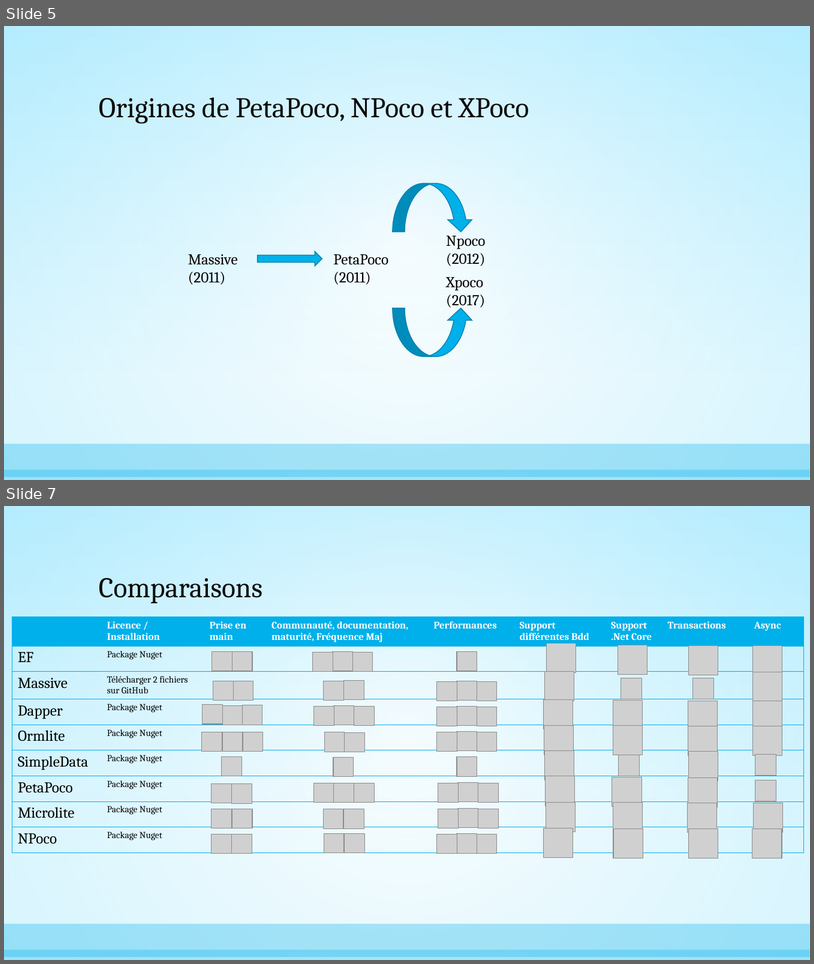
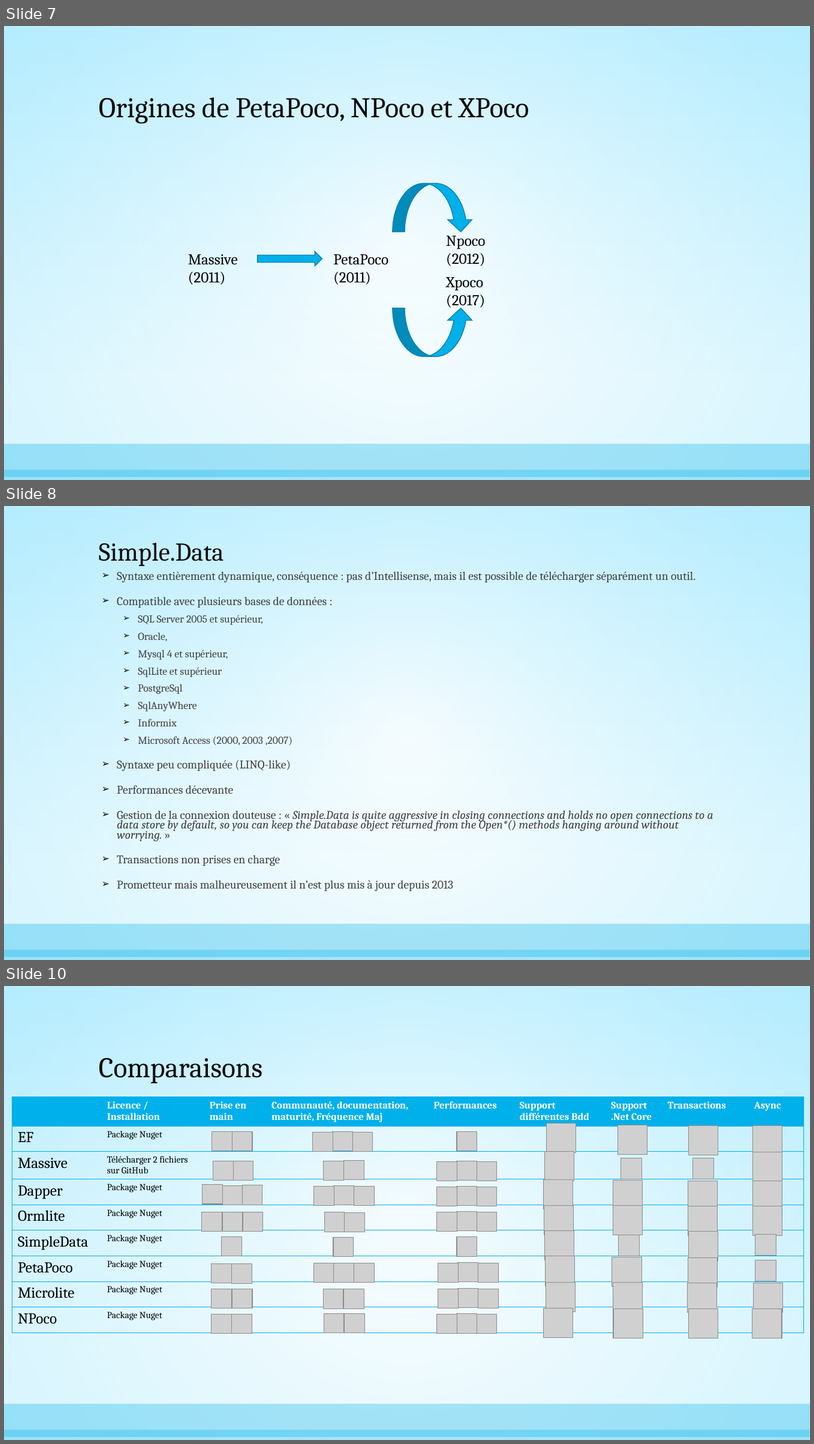
Before and after one commit to AnthonyGiretti/MicroOrmDemo.net, a slide deck: Items/Les Micro Orm, alternatives à Entity Framework.pptx. Shown one above the other, each under a label of ours: slides 5 and 7 before the commit, slides 7, 8 and 10 after it; the slides between them are not shown. The pictures are 814x964 and 814x1444 pixels, drawn with LibreOffice and Linux fonts; fonts in the diff are those of the drawing; grey boxes stand for pictures. Boxes give left, top, right and bottom in pixels: in the first picture for what was removed or moved away, otherwise in the second. Text is boxed around its words. In the diff, an @@ line names an element or a change of style, - is before the commit and + after.

```diff
--- a/Items/Les Micro Orm, alternatives à Entity Framework.pptx
+++ b/Items/Les Micro Orm, alternatives à Entity Framework.pptx
@@ slide 8 added at [4, 506, 810, 960], background gradient #C8F1FF to #FFFFFF; not listed: 3 template elements that a slide beside it also shows @@
@@ title added at [99, 543, 224, 566], 30.6 pt, text #0D0D0D @@
+Simple.Data
@@ text added at [117, 571, 714, 891], 14 pt, text #404040 @@
+➢ Syntaxe entièrement dynamique, conséquence : pas d’Intellisense, mais il est possible de télécharger séparément un outil.
+➢ Compatible avec plusieurs bases de données :
+  ➢ SQL Server 2005 et supérieur,
+  ➢ Oracle,
+  ➢ Mysql 4 et supérieur,
+  ➢ SqlLite et supérieur
+  ➢ PostgreSql
+  ➢ SqlAnyWhere
+  ➢ Informix
+  ➢ Microsoft Access (2000, 2003 ,2007)
+➢ Syntaxe peu compliquée (LINQ-like)
+➢ Performances décevante
+➢ Gestion de la connexion douteuse : « Simple.Data is quite aggressive in closing connections and holds no open connections to a data store by default, so you can keep the Database object returned from the Open*() methods hanging around without worrying. »
+➢ Transactions non prises en charge
+➢ Prometteur mais malheureusement il n’est plus mis à jour depuis 2013
@@ what was slide 5 is now slide 7 @@
@@ what was slide 7 is now slide 10 @@
```
Also in this commit, not shown: 4 slides changed, 2 other slides added.
